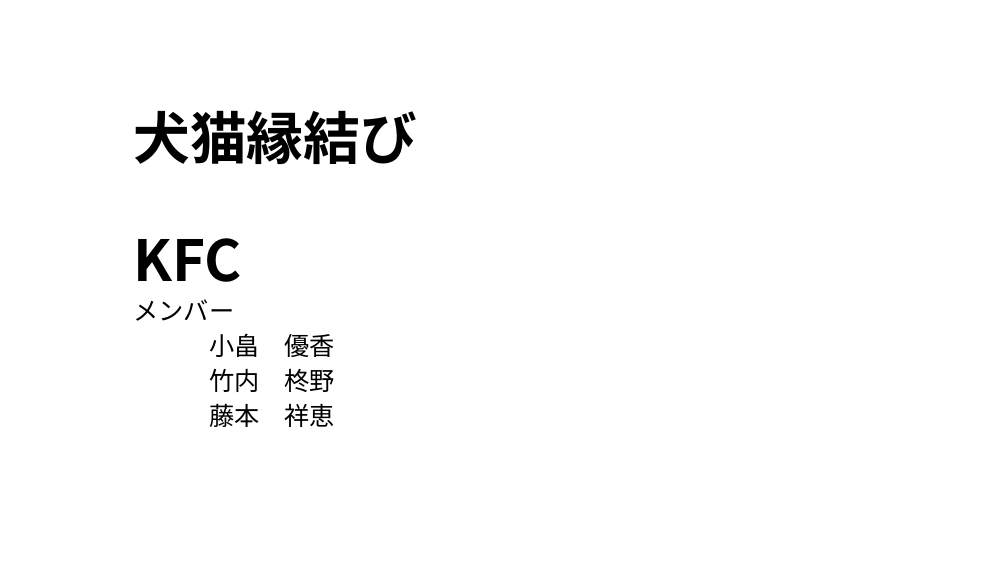
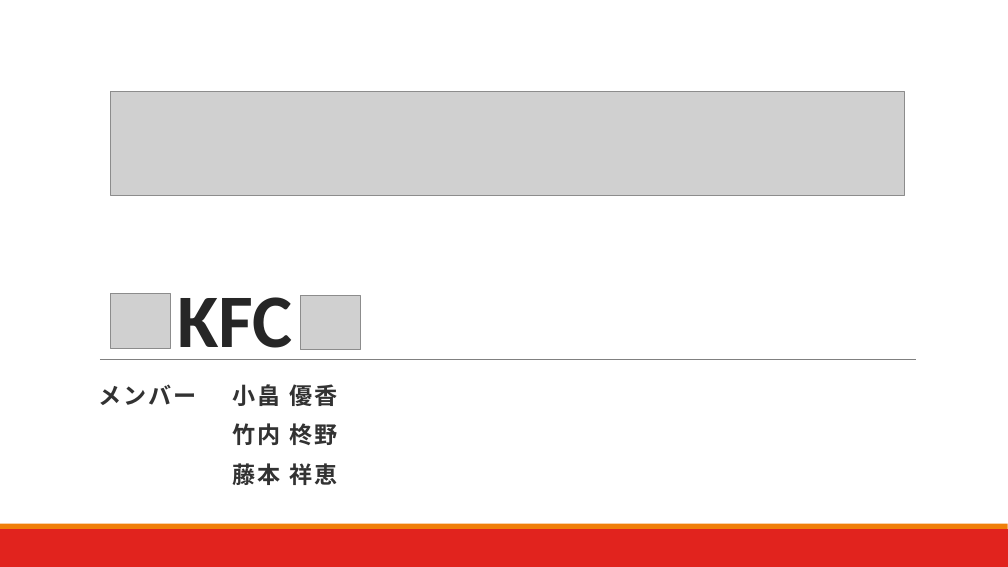
Before and after one commit to yu-kobatake/kfc, a slide deck: slide 1 of KFC発表資料.pptx. Drawn at 1008x567 pixels with LibreOffice and Linux fonts; fonts in the diff are those of the drawing; grey boxes stand for pictures. Boxes give left, top, right and bottom in pixels: in the first picture for what was removed or moved away, otherwise in the second. Text is boxed around its words. In the diff, an @@ line names an element or a change of style, - is before the commit and + after.

```diff
--- a/KFC発表資料.pptx
+++ b/KFC発表資料.pptx
@@ picture added at (110, 91, 904, 195) @@
@@ picture added at (110, 293, 170, 348) @@
@@ title at (178, 297, 292, 360): text changed; size 54 to 72 pt; font Noto Sans CJK JP to Calibri; text colour #000000 to #262626 @@
-犬猫縁結び
-KFC
+KFC
@@ picture added at (300, 295, 360, 349) @@
@@ line added from (100, 359) to (917, 359), #808080 0.5 pt @@
@@ subtitle at (209, 334, 335, 427): paragraphs removed @@
-小畠 優香
-竹内 柊野
-藤本 祥恵
@@ subtitle "メンバー": place and size @@
-subtitle "メンバー" at (134, 299, 335, 427)
+subtitle "メンバー" at (99, 384, 198, 405)
@@ subtitle "メンバー" at (99, 384, 198, 405): size 24 to 22 pt, font Noto Sans CJK JP to Calibri, text colour #000000 to #323232, letter spacing 0 to 2 pt, bold on; line spacing 0.8 to 0.9; more space between paragraphs @@
@@ text added at (232, 384, 338, 485), 22 pt, text #323232, bold @@
+小畠 優香
+竹内 柊野
+藤本 祥恵
@@ rectangle added at (0, 529, 1008, 567), fill #E1231E @@
@@ rectangle added at (0, 524, 1008, 529), fill #F07F09 @@
```
Also in this commit, not shown: 9 other slides changed, 6 slides added, 1 other file.
